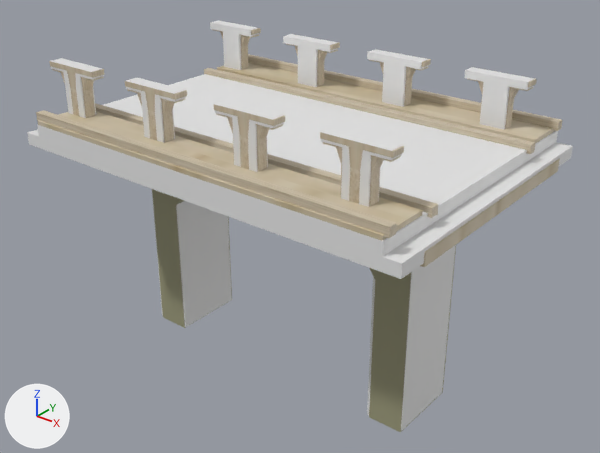
Renders of the glTF model 箱庭/Asset/Models/Terrains/R'lyeh/Bridge/Bridge.gltf from each side of a commit.
One viewpoint serves both versions: a 50 mm lens placed at (17.49, -13.82, 15.43), pointed at (3.46, 3.71, 4.57). Every picture has the same lights, and +X, +Y and +Z are marked at lower left. Where no turn or scale is listed for an object, it has been applied to the vertices. Vertices at the same position are counted once.

Objects in the first picture: 'COL', 'COL.001', 'COL.003', 'COL.004', 'COL.007', 'Cube', '円', '立方体', '立方体.001'.
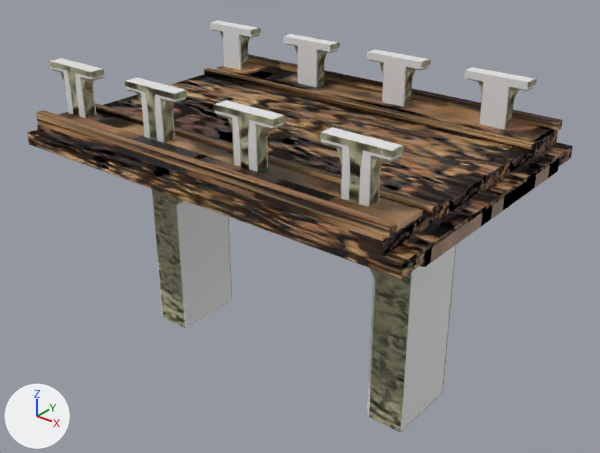
What differs and where, as boxes [x1, y1, x2, y2] in the pictures (600 x 453 px):
'COL.003', surface changed, recoloured (white to brown)
    both: [27, 74, 573, 279]
'立方体', surface changed, recoloured (beige to brown)
    both: [38, 63, 560, 267]
'立方体.001', surface changed (beige to brown)
    both: [36, 54, 562, 238]
'Cube', surface changed, recoloured (beige to yellow)
    both: [49, 28, 537, 206]

What changed in the scene script:
```text
Add img_stone1:
    img_stone1 = load_image('stone1', 'stone1.jpg', 64, 43, 'sRGB')
Add img_normalstone1:
    img_normalstone1 = load_image('normalstone1', 'normalstone1.png', 64, 43, 'Non-Color')
Add img_normals3:
    img_normals3 = load_image('normalS3', 'normalS3.png', 128, 128, 'Non-Color')
Change mat_マテリアル_001:
    where n2 = _N.new('ShaderNodeTexImage'); n2.name = 'Image Texture'
    n2.image: img_sunahekil02 -> img_stone1
    add n3 = _N.new('ShaderNodeNormalMap'); n3.name = 'Normal Map'
    add n3.uv_map = 'UVMap'
    add n4 = _N.new('ShaderNodeTexImage'); n4.name = 'Image Texture.001'
    add n4.image = img_normalstone1
    where n0 = _N.new('ShaderNodeBsdfPrincipled'); n0.name = 'Principled BSDF'
    add _L.new(n3.outputs[0], n0.inputs[5])  # 'Normal' to 'Normal'
    add _L.new(n4.outputs[0], n3.inputs[1])  # 'Color' to 'Color'
Change mat_マテリアル_002:
    add n3 = _N.new('ShaderNodeNormalMap'); n3.name = 'Normal Map'
    add n3.uv_map = 'UVMap'
    add n4 = _N.new('ShaderNodeTexImage'); n4.name = 'Image Texture.001'
    add n4.image = img_normals3
    where n0 = _N.new('ShaderNodeBsdfPrincipled'); n0.name = 'Principled BSDF'
    add _L.new(n3.outputs[0], n0.inputs[5])  # 'Normal' to 'Normal'
    add _L.new(n4.outputs[0], n3.inputs[1])  # 'Color' to 'Color'
Change me_cube:
    where me_cube.from_pydata(...)  # 528 vertices, 1088 faces; spans x -0.96..10.81, y -0.21..6.85, z -0.76..0.76
    remove me_cube.materials.append(mat_マテリアル_001)  # picture img_sunahekil02
    add me_cube.materials.append(mat_マテリアル_002)
Change me_立方体:
    where me_立方体.from_pydata(...)  # 54 vertices, 108 faces; spans x -6.08..6.79, y -3.87..4.98, z -0.55..0.4
    used by ob_立方体; location = (2.97, 3.08, 7.41)
    remove me_立方体.materials.append(mat_マテリアル_003)  # picture img_keisodol02
    me_立方体 part 1: texture (UV) coordinates of 108 of 108 faces, centred in x -6.08..6.79, y -3.87..4.98, z -0.55..0.4, changed; they spanned u 0.0..0.88, v 0.0..1.0 and now span u -0.18..1.06, v -0.21..1.21
    add me_立方体.materials.append(mat_マテリアル_001)
Change me_立方体_001:
    where me_立方体_001.from_pydata(...)  # 32 vertices, 48 faces; spans x -5.99..5.99, y -6.89..1.84, z -0.13..0.31
    used by ob_立方体_001; location = (3.38, 6.16, 7.71)
    me_立方体_001 part 2: texture (UV) coordinates of 48 of 48 faces, centred in x -5.99..5.99, y -6.89..1.84, z -0.13..0.31, changed; they spanned u 0.12..0.88, v 0.0..1.0 and now span u -0.63..1.63, v -1.19..2.19
Change me_立方体_005:
    where me_立方体_005.from_pydata(...)  # 20 vertices, 36 faces; spans x -6.77..6.08, y -4.29..4.56, z -0.58..0.14
    used by ob_col_003; location = (3.66, 3.5, 7.54)
    me_立方体_005 part 3: texture (UV) coordinates of 36 of 36 faces, centred in x -6.77..6.08, y -4.29..4.56, z -0.58..0.14, changed; they spanned u 0.12..0.88, v 0.0..1.0 and now span u -0.46..1.46, v -0.93..1.93
    add me_立方体_005.materials.append(mat_マテリアル_001)
```
